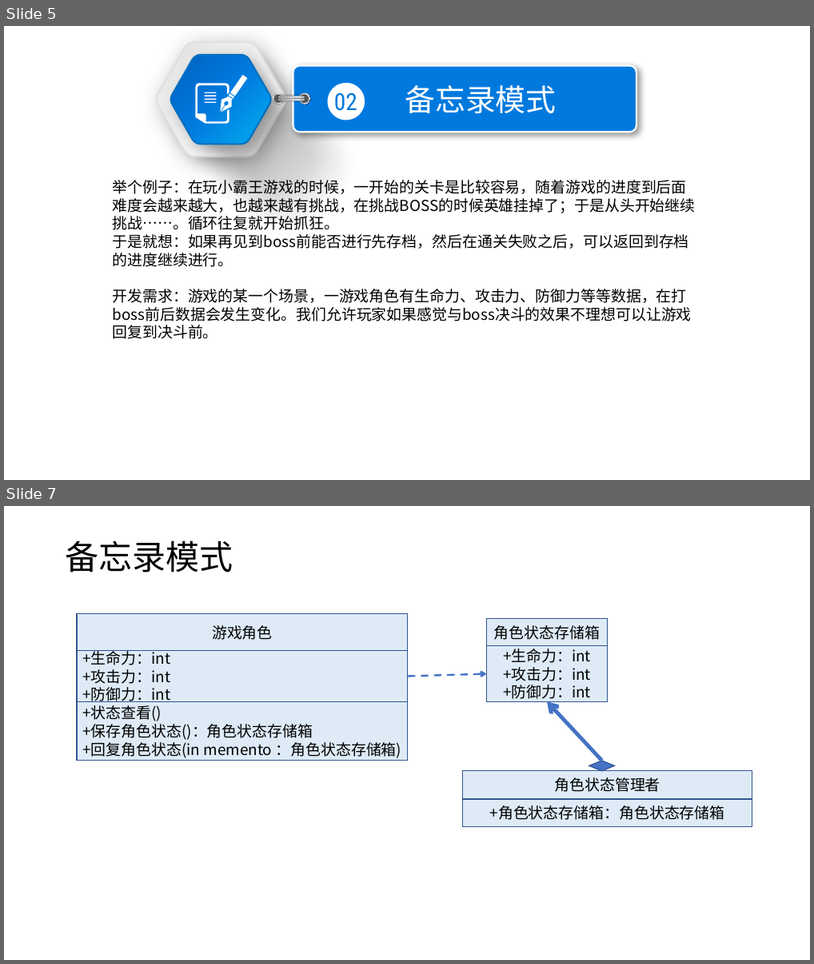
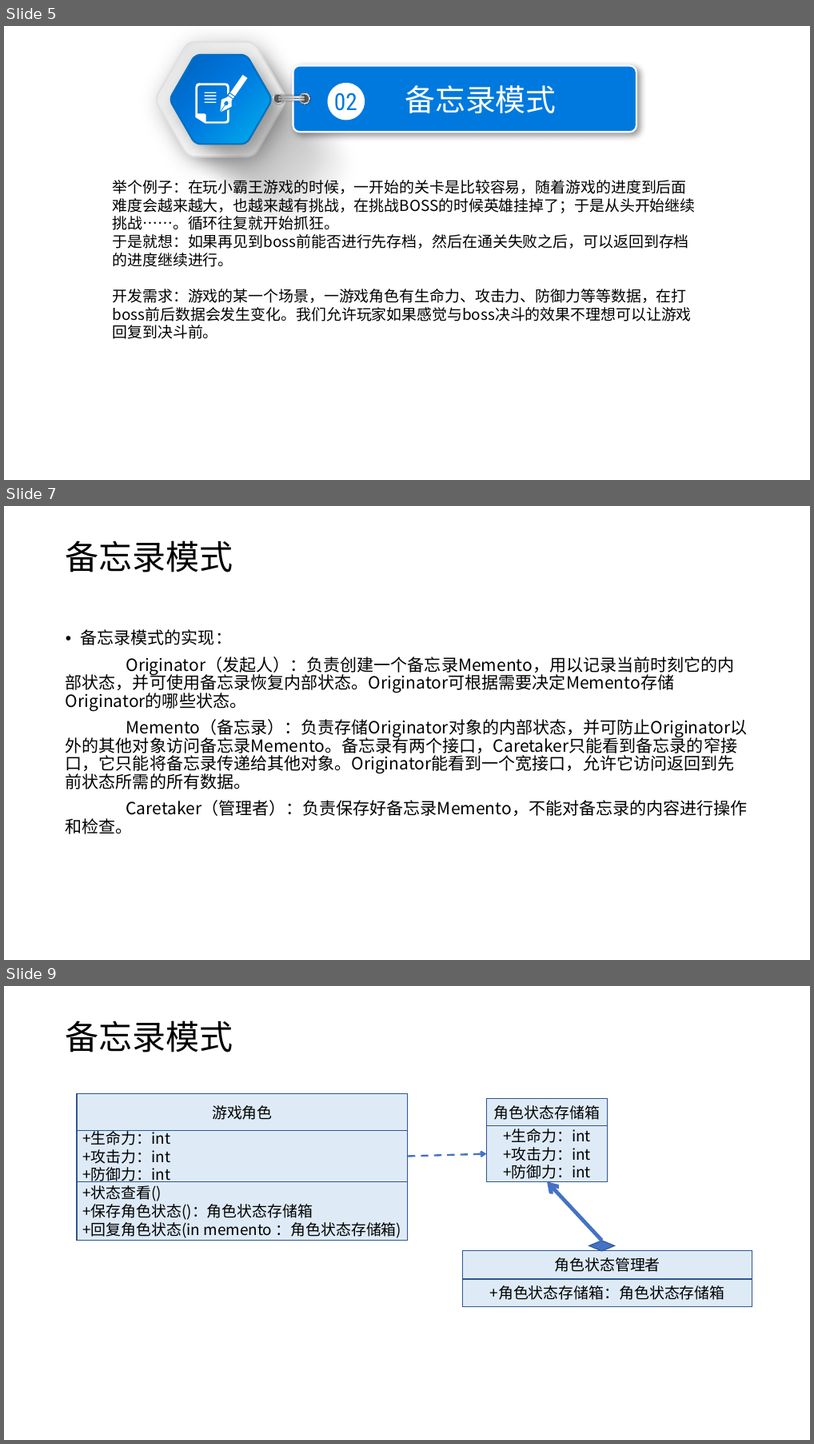
Before and after one commit to CYZZ/shejimoshi, a slide deck: 0329分享会资料/设计模式0328.pptx. Shown one above the other, each under a label of ours: slides 5 and 7 before the commit, slides 5, 7 and 9 after it; the slides between them are not shown. The pictures are 814x964 and 814x1444 pixels, drawn with LibreOffice and Linux fonts; fonts in the diff are those of the drawing. Boxes give left, top, right and bottom in pixels: in the first picture for what was removed or moved away, otherwise in the second. Text is boxed around its words. In the diff, an @@ line names an element or a change of style, - is before the commit and + after.

Commit message:
feat：添加备忘录模式

```diff
--- a/0329分享会资料/设计模式0328.pptx
+++ b/0329分享会资料/设计模式0328.pptx
@@ slide 7 added at (x1=4, y1=506, x2=810, y2=960), background #FFFFFF @@
@@ title added at (x1=66, y1=540, x2=234, y2=572), 40 pt, text #000000 @@
+备忘录模式
@@ text added at (x1=66, y1=629, x2=747, y2=834), 20 pt, text #000000 @@
+• 备忘录模式的实现：
+Originator（发起人）：负责创建一个备忘录Memento，用以记录当前时刻它的内部状态，并可使用备忘录恢复内部状态。Originator可根据需要决定Memento存储Originator的哪些状态。
+Memento（备忘录）：负责存储Originator对象的内部状态，并可防止Originator以外的其他对象访问备忘录Memento。备忘录有两个接口，Caretaker只能看到备忘录的窄接口，它只能将备忘录传递给其他对象。Originator能看到一个宽接口，允许它访问返回到先前状态所需的所有数据。
+Caretaker（管理者）：负责保存好备忘录Memento，不能对备忘录的内容进行操作和检查。
@@ what was slide 7 is now slide 9 @@
```
Also in this commit, not shown: 6 slides changed, 3 other slides added, 21 other files.
